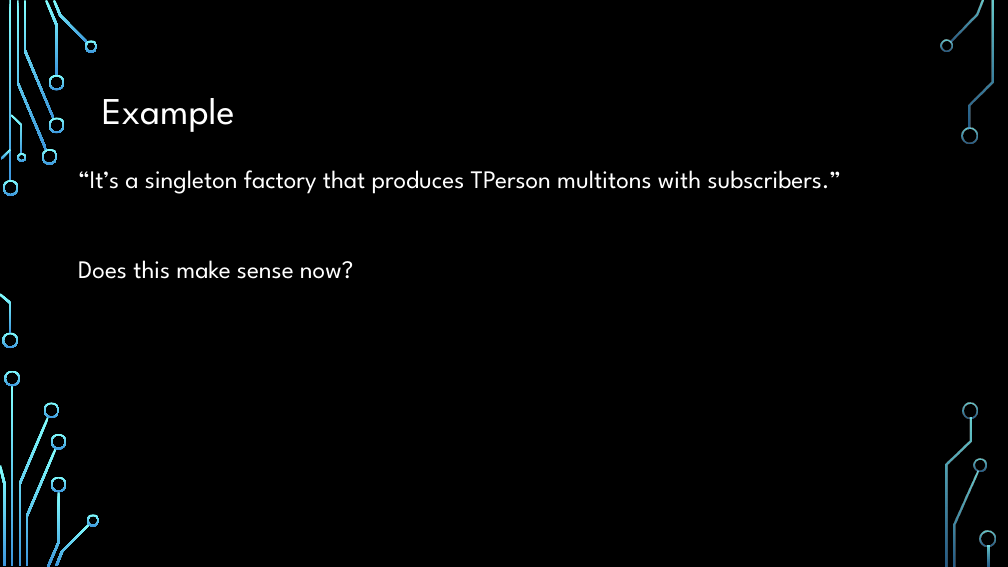
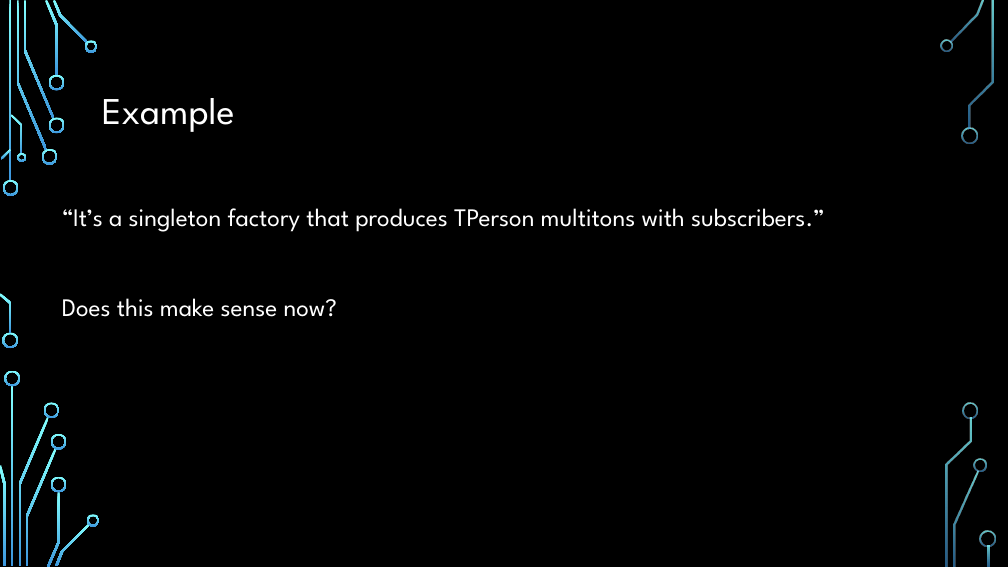
Before and after one commit to ADUG-Perth/Symposium-2021, a slide deck: slide 22 of Doc/Software patterns in Delphi.pptx (slide 21 before the commit). Drawn at 1008x567 pixels with LibreOffice and Linux fonts; fonts in the diff are those of the drawing; background and template pictures are left out. Boxes give left, top, right and bottom in pixels: in the first picture for what was removed or moved away, otherwise in the second. Text is boxed around its words. In the diff, an @@ line names an element or a change of style, - is before the commit and + after.

```diff
--- a/Doc/Software patterns in Delphi.pptx
+++ b/Doc/Software patterns in Delphi.pptx
@@ text "“It’s a singleton factory that ..." moved from (x1=78, y1=170, x2=842, y2=279) to (x1=62, y1=208, x2=825, y2=317) @@
```
Also in this commit, not shown: 6 other slides changed, 3 slides added, 2 slides removed, 4 other files.
